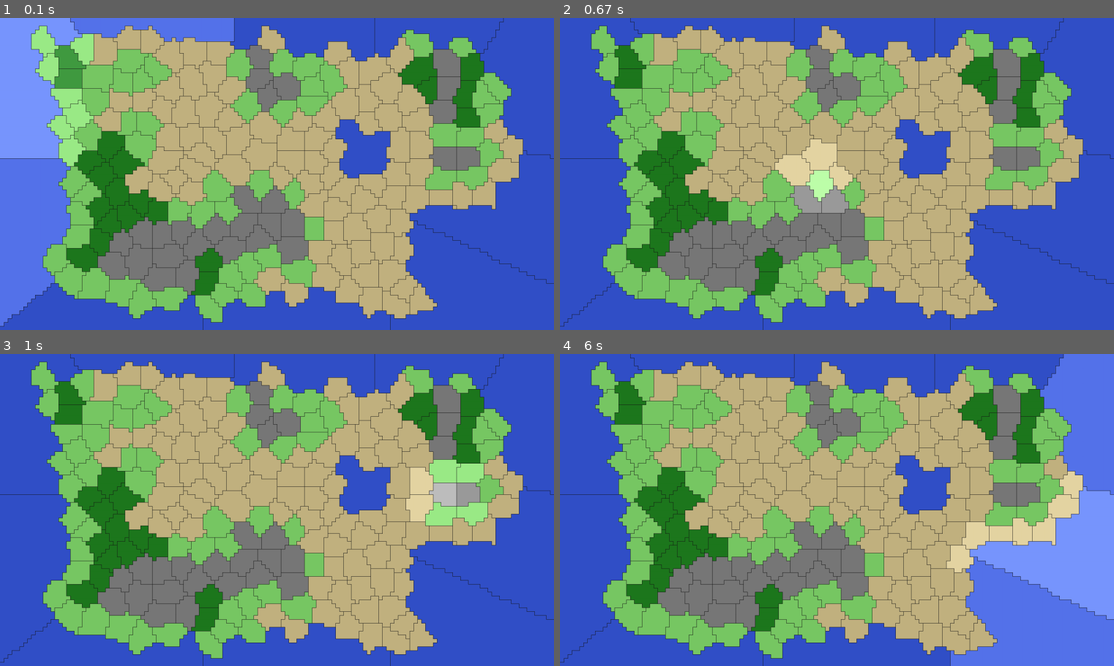
Above: before the commit, frames 1-4 (two rows, left to right).
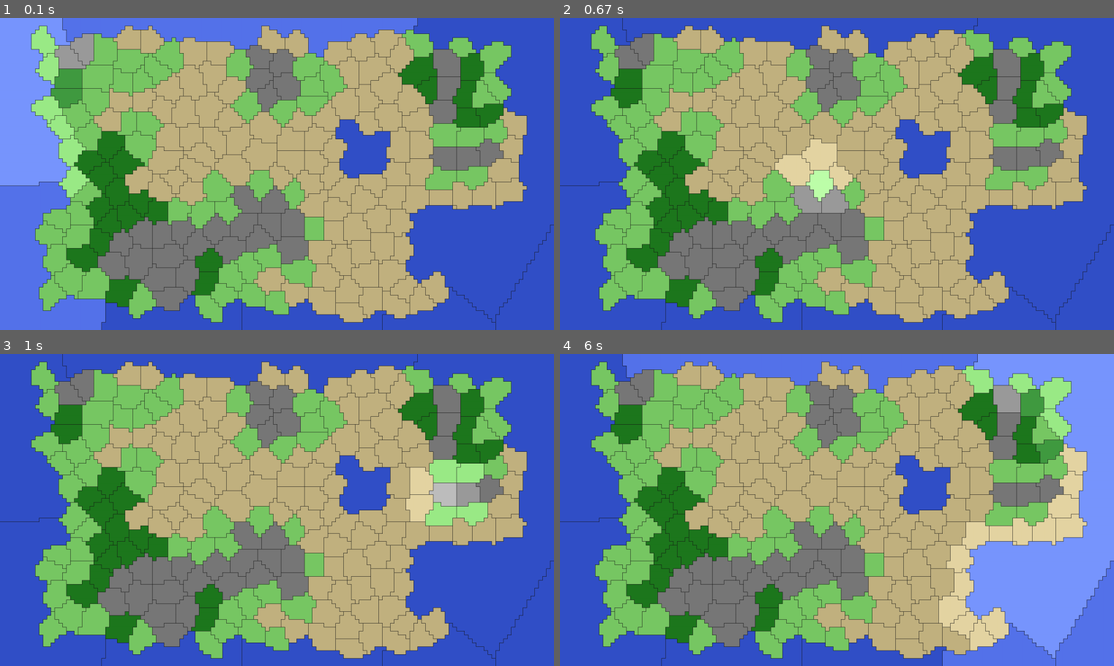
Above: after the commit, the same moments.

Repository: capdevillex/proj_info
Game: pygame game, started from legacy/main.py
Two runs of this game, one before a commit and one after it. Both use one fixed random seed, a clock stepped at 60 frames per second and the inputs below.
Inputs (mouse positions are in pixels of both pictures, inside the frame that each line leads up to):
- Up to frame 1 (0.1 s): no input
- Up to frame 2 (0.67 s): hold D from 0.33 s (still down); move the mouse to (814, 186) at 0.37 s
- Up to frame 3 (1 s): release D at 0.8 s; hold D from 0.83 s (still down); move the mouse to (454, 500) at 0.87 s
- Up to frame 4 (6 s): release D at 1.3 s; hold S 1.33-1.8 s; move the mouse to (704, 513) at 1.37 s; hold D 1.83-2.47 s; move the mouse to (665, 463) at 1.87 s; hold S 2.5-2.97 s; move the mouse to (920, 400) at 2.53 s; hold D 3-3.47 s; move the mouse to (903, 538) at 3.03 s; hold D 3.5-3.97 s; move the mouse to (848, 403) at 3.53 s; hold S 4-4.47 s; move the mouse to (637, 500) at 4.03 s; hold D 4.5-5.13 s; move the mouse to (842, 544) at 4.53 s; hold S 5.17-5.63 s; move the mouse to (820, 456) at 5.2 s; hold D from 5.67 s (still down); move the mouse to (981, 559) at 5.7 s

The runs differ from the first frame. In frame 1, 14% of the frame differs, in the area x 0-100%, y 0-100%; in frame 2, 8.5%; in frame 3, 8.5%; in frame 4, 23%.

Commit message:
refactor and cleaning: optimize rendering pipeline and improve map generation configuration
- Add water cluster filtering and connection logic to config (MIN_WATER_CLUSTER_SIZE, WATER_CONNECT_MIN_SIZE, WATER_BRIDGE_MAX_HOPS)
- Increase BORDER_STRENGTH to 2.75 for improved map generation
- Implement resource image caching and crop_alpha utility to reduce rendering overhead
- Add unit image caching system with get_unit_image method for better performance
- Refactor resource scaling values (gold 1→1.7, iron 1→1.7, stone 1.75→2.3, wood 1.3→2.2)
- Improve resource rendering with aspect ratio preservation and dynamic sizing based on resource quantity
- Fix camera clamping to account for UI sidebar and status bar dimensions
- Clean up imports in main.py and remove unused TurnManager initialization
- Remove duplicate ui_manager.draw call in render loop
- Update To_Do.txt with completed optimization tasks and new map generation issues
- Delete world/clock.py (functionality consolidated in GameEngine)

Diff:
--- a/To_Do.txt
+++ b/To_Do.txt
@@ -4,6 +4,7 @@
     Ajouter FOW (après déplacement unit) (V: in progress)
     Développer système de combat
     Ajouter un Point de Vue (Admin/Player) pour pouvoir bouger/spawner des ennemies
+    Fix génération : carte "moche" (eau et mini-lacs) pour la seed 872, 165 (BORDER_STRENGTH = 2.25)
 
 =======
     Combat basique (sans edge-case terrain)
@@ -60,3 +61,5 @@
 X : Combat basique (sans edge-case terrain)
 V : Amélioration du rendu des ressources
 V : Optimisation FPS
+V : Nettoyage du code
+V : Optimisation rendu à l'aide de caches dans Renderer
--- a/config.py
+++ b/config.py
@@ -13,6 +13,15 @@
     SCREEN_HEIGHT = HEIGHT * TILE_SIZE
 
     LOG_MAP_GENERATION = True
+    BORDER_STRENGTH = 2.75
+    DESERT_HEAT_THRESHOLD = 0.15
+    # Taille minimale d'un cluster d'eau (en nombre de tuiles) pour être conservé. Les groupes connexes
+    # de tuiles d'eau dont la taille est <= à cette valeur seront convertis en biome terrestre.
+    MIN_WATER_CLUSTER_SIZE = 2
+    # Taille minimale d'une masse d'eau pour tenter de la relier à une voisine.
+    WATER_CONNECT_MIN_SIZE = 8
+    # Distance maximale (en sauts de tuile) entre deux masses d'eau pour les relier.
+    WATER_BRIDGE_MAX_HOPS = 3
 
     BIOME_COLORS = {
         Biome.BLANK: (0, 0, 0),
--- a/ui/camera.py
+++ b/ui/camera.py
@@ -61,8 +61,8 @@
         self.y += (self.dy / self.zoom) * dt
 
         # clamp caméra
-        max_x = max(0, game_map.width * tile_size - window_w / self.zoom)
-        max_y = max(0, game_map.height * tile_size - window_h / self.zoom)
+        max_x = max(0, game_map.width * tile_size - (window_w - gc.SIDEBAR_WIDTH) / self.zoom)
+        max_y = max(0, game_map.height * tile_size - (window_h - gc.STATUS_H) / self.zoom)
 
         self.x = max(0, min(self.x, max_x))
         self.y = max(0, min(self.y, max_y))
--- a/ui/main.py
+++ b/ui/main.py
@@ -1,19 +1,18 @@
 import random
 import pygame
+
 from pathlib import Path
 
 from config import GameConfig as gc
 from core.game_state import GameState
 from core.game_engine import GameEngine
-from world.clock import TurnManager
-from ui.camera import Camera, world_to_screen
+from ui.camera import Camera
 from ui.renderer import RenderPipeline
 from ui.ui_manager import UIManager
 from ui.ui_utils import get_hovered_tile, compute_tile_size
 from world.unit import Unit, UnitType
-from world.biome import Biome
 from world.selector import UnitSelector
-from core.systems.movement import Movement
+
 
 pygame.init()
 
@@ -51,7 +50,6 @@
     selected_enn_unit_water_affinity = False
 
     running = True
-    turn_manager = TurnManager()
     game_map = gs.map
 
     fps_smooth = 60.0
@@ -212,8 +210,6 @@
         screen.fill((6, 8, 14))
         renderer.render(screen, gs, camera, tile_size, hovered_tile, dt)
 
-        ui_manager.draw(screen, selected_unit_type)
-
         # Afficher les zones de mouvement et de combat pour l'unité sélectionnée
         if unit_selector.is_unit_selected():
             reachable = unit_selector.get_reachable_tiles()
--- a/ui/renderer.py
+++ b/ui/renderer.py
@@ -2,6 +2,7 @@
 from typing import Optional
 
 import pygame
+from pygame import base
 
 from ui.camera import world_to_screen
 from world.resources import Resource
@@ -13,13 +14,19 @@
 img_path = Path(".") / "img"
 
 resource_scaling = {
-    "gold": 1,
-    "iron": 1,
-    "stone": 1.75,
-    "wood": 1.3,
+    "gold": 1.7,
+    "iron": 1.7,
+    "stone": 2.3,
+    "wood": 2.2,
     "food": 2,
     "default": 1.0,
 }
+
+
+def crop_alpha(surface):
+    """Recadre une surface SRCALPHA à son contenu non-transparent."""
+    rect = surface.get_bounding_rect()
+    return surface.subsurface(rect).copy()
 
 
 class RenderPipeline:
@@ -50,13 +57,16 @@
             UnitType.BABY: pygame.image.load(img_path / "baby.png").convert_alpha(),
         }
         self.default_image = pygame.image.load(img_path / "soldat.png").convert_alpha()
+        self.unit_cache = {}
 
         # dico avec les images des ressources
         self.rsrc_img = {
-            r: pygame.image.load(img_path / (r.value + ".png")).convert_alpha()
+            r: crop_alpha(pygame.image.load(img_path / (r.value + ".png")).convert_alpha())
             for r in Resource
             if r != Resource.NONE
         }
+
+        self._scaled_cache = {}
 
         # Couleurs pour les différents propriétaires de villes
         self.owner_colors = [
@@ -71,6 +81,7 @@
     def clear_cache(self):
         """Vide les surfaces mises en cache pour forcer un recalcul total."""
         self.tile_highlights = {}
+        self._scaled_cache = {}
         self.map_dirty = True
         self.border_dirty = True
         self.city_dirty = True
@@ -85,6 +96,15 @@
         """Retourne la couleur associée à un propriétaire."""
         return self.owner_colors[owner_id % len(self.owner_colors)]
 
+    def get_unit_image(self, unit, size):
+        """Retourne l'image redimensionnée pour une unité donnée."""
+        key = (unit.unit_type, size)
+        if key not in self.unit_cache:
+            base_image = self.unit_images.get(unit.unit_type, self.default_image)
+            scaled_img = pygame.transform.scale(base_image, (size, size))
+            self.unit_cache[key] = scaled_img
+        return self.unit_cache[key]
+
     def build_map_sf(self, game_map, tile_size):
         """Méthode de pré-render, prépare la surface Pygame sur laquelle rendre la carte"""
         width_px = game_map.width * tile_size
@@ -114,16 +134,24 @@
                 scale_factor = resource_scaling.get(
                     tile.resource.value[:-1], resource_scaling["default"]
                 )
-                target_size = int(tile_size * scale_factor * 3 * scale)
+                target_size = int(
+                    tile_size * scale_factor * scale * int(tile.resource.value[-1]) ** 0.5
+                )
                 base_img = self.rsrc_img[tile.resource]
-                img = pygame.transform.scale(base_img, (target_size, target_size))
+                img = pygame.transform.scale(
+                    base_img,
+                    (target_size, target_size * base_img.get_height() // base_img.get_width()),
+                )
                 world_x = tile.center[0] * tile_size * scale
                 world_y = tile.center[1] * tile_size * scale
                 surface.blit(
                     img,
                     (
                         int(world_x - target_size // 2),
-                        int(world_y - target_size // 2),
+                        int(
+                            world_y
+                            - target_size * base_img.get_height() // base_img.get_width() // 2
+                        ),
                     ),
                 )
             except Exception as e:
@@ -327,8 +355,8 @@
             screen_x, screen_y = world_to_screen(world_x, world_y, cam.x, cam.y, cam.zoom)
 
             # Arrondir pour mieux centrer
-            screen_x = round(screen_x)
-            screen_y = round(screen_y)
+            screen_x = int(screen_x)
+            screen_y = int(screen_y)
 
             # Dessiner chaque unité
             for unit in tile.units:
@@ -337,10 +365,12 @@
 
                 # 2. Calculer la taille souhaitée
                 base_diameter = unit.get_size() * 2
-                scaled_size = max(1, int(base_diameter * cam.zoom))
+                # quantization pour améliorer les performances du cache et éviter les tailles d'image trop petites
+                scaled_size = (base_diameter * cam.zoom // 4) * 4
+                scaled_size = max(1, scaled_size)
 
                 # 3. Redimensionner LA bonne image
-                scaled_img = pygame.transform.scale(base_image, (scaled_size, scaled_size))
+                scaled_img = self.get_unit_image(unit, scaled_size)
 
                 # 4. Centrer et afficher
                 img_rect = scaled_img.get_rect(center=(screen_x, screen_y))
@@ -368,8 +398,8 @@
 
             # Convertir en coordonnées écran
             screen_x, screen_y = world_to_screen(world_x, world_y, cam.x, cam.y, cam.zoom)
-            screen_x = round(screen_x)
-            screen_y = round(screen_y)
+            screen_x = int(screen_x)
+            screen_y = int(screen_y)
 
             # Afficher le nom de la ville si le zoom est suffisant
             if cam.zoom > 0.6:
@@ -381,9 +411,6 @@
                 bg_sf = pygame.Surface((bg_rect.width, bg_rect.height), pygame.SRCALPHA)
                 bg_sf.fill((0, 0, 0, 200))
                 screen.blit(bg_sf, bg_rect)
-
-                screen.blit(city_name_sf, name_rect)
-
                 screen.blit(city_name_sf, name_rect)
 
     def render(self, screen, game_state, cam, tile_size, hovered_tile, dt):
@@ -431,13 +458,11 @@
         offset_y = (clipped.y - view_rect.y) * cam.zoom
 
         sub = self.map_sf.subsurface(clipped)
-        scaled = pygame.transform.scale(
-            sub,
-            (
-                int(clipped.width * cam.zoom),
-                int(clipped.height * cam.zoom),
-            ),
-        )
+        cache_key = (round(cam.zoom, 3), clipped.topleft, clipped.size)
+        target_size = (int(clipped.width * cam.zoom), int(clipped.height * cam.zoom))
+        if cache_key not in self._scaled_cache:
+            self._scaled_cache[cache_key] = pygame.transform.scale(sub, target_size)
+        scaled = self._scaled_cache[cache_key]
         screen.blit(scaled, (offset_x, offset_y))
 
         # Rendu des ressources (pré-render)
@@ -536,7 +561,9 @@
         offset_x, offset_y = self.last_offset
 
         # Créer UNE surface overlay
-        overlay_sf = pygame.Surface(screen.get_size(), pygame.SRCALPHA)
+        if self._overlay_sf is None or self._overlay_sf.get_size() != screen.get_size():
+            self._overlay_sf = pygame.Surface(screen.get_size(), pygame.SRCALPHA)
+        self._overlay_sf.fill((0, 0, 0, 0))
 
         for tile_id in reachable_tile_ids:
             tile = game_map.tiles[tile_id]
@@ -559,13 +586,13 @@
 
                 # Dessiner LE RECTANGLE BLEU directement
                 pygame.draw.rect(
-                    overlay_sf,
+                    self._overlay_sf,
                     (100, 150, 255, 80),
                     (int(screen_x), int(screen_y), rect_width, rect_height),
                 )
 
         # Blitter l'overlay sur l'écran UNE SEULE FOIS
-        screen.blit(overlay_sf, (0, 0))
+        screen.blit(self._overlay_sf, (0, 0))
 
     def render_attackable_tiles(self, screen, game_map, cam, tile_size, attackable_tile_ids):
         """Affiche un overlay rouge transparent sur les tuiles attaquables (combat avec unités ennemies)."""
--- a/ui/ui_manager.py
+++ b/ui/ui_manager.py
@@ -179,13 +179,17 @@
         # Fin du tour, bas droite
         self.next_turn_button.set_position(
             sw - self.next_turn_button.rect.width - 16,
-            sh - self.next_turn_button.rect.height - 16,
+            sh - self.next_turn_button.rect.height - 16 - gc.STATUS_H,
         )
 
         # Quitter, bas droite, au-dessus
         self.quit_button.set_position(
             sw - self.quit_button.rect.width - 16,
-            sh - self.next_turn_button.rect.height - self.quit_button.rect.height - 24,
+            sh
+            - self.next_turn_button.rect.height
+            - self.quit_button.rect.height
+            - 24
+            - gc.STATUS_H,
         )
 
     def _sidebar_action_y(self, index):
@@ -405,7 +409,7 @@
 
         player_colors = [(80, 130, 210), (210, 80, 70), (70, 190, 100)]
         pc_text = _lerp_color(C_TEXT_DIM, player_colors[player % 3], 1.0)
-        t2 = self._fnt_tiny.render(f"Joueur {player + 1}", True, pc_text)
+        t2 = self._fnt_small.render(f"Joueur {player + 1}", True, pc_text)
         screen.blit(t2, (panel_x + 12, panel_y + 26))
 
     # Gestion des clics
--- a/world/city.py
+++ b/world/city.py
@@ -15,7 +15,7 @@
         owner (int): ID du joueur propriétaire de la ville.
         tile_ids (Set[int]): Ensemble des IDs des tuiles contrôlées par la ville.
         center_tile_id (int): ID de la tuile centrale où se trouve la ville.
-        production (Dict[str, float]): Production de ressources par tour.
+        production (Dict[str, float]): Production de ressources au tour courant.
     """
 
     _next_id = 0
--- a/world/clock.py
+++ /dev/null
@@ -1,16 +0,0 @@
-class TurnManager:
-    def __init__(self):
-        self.current_turn = 1
-
-    def next_turn(self, game_map):
-        self.current_turn += 1
-        print(f"\nET attention pour le changement de tour !\nTour N°{self.current_turn} !")
-
-        for tile in game_map.tiles.values():
-            for unit in tile.units:
-                unit.reset_movement()
-
-        # C'est ici (plus tard) qu''on pourras dire :
-        # - Redonner des points de mouvement aux unités
-        # - Récolter l'or des villes
-        # - Soigner les unités, etc.
--- a/world/map.py
+++ b/world/map.py
@@ -71,6 +71,7 @@
 from scipy.spatial import KDTree
 
 
+from config import GameConfig as gc
 from world.tile import Tile
 from world.resources import Resource
 from world.biome import Biome
@@ -78,15 +79,6 @@
 
 VORONOI_AREA_CORRECTION = 1.556  # facteur de correction empirique
 
-# Taille minimale d'un cluster d'eau (en nombre de tuiles) pour être conservé. Les groupes connexes
-# de tuiles d'eau dont la taille est <= à cette valeur seront convertis en biome terrestre.
-MIN_WATER_CLUSTER_SIZE = 2
-
-# Taille minimale d'une masse d'eau pour tenter de la relier à une voisine.
-WATER_CONNECT_MIN_SIZE = 8
-
-# Distance maximale (en sauts de tuile) entre deux masses d'eau pour les relier.
-WATER_BRIDGE_MAX_HOPS = 3
 
 BIOME_RESOURCE_MAP = {
     Biome.WATER: [],  # 100% NONE implicite
@@ -392,7 +384,7 @@
 
         # Seuil au-dessus duquel une cellule de plaine devient désert.
         # ~0.15 donne environ 9% de déserts, ce qui est rare mais visible.
-        DESERT_HEAT_THRESHOLD = 0.15
+        DESERT_HEAT_THRESHOLD = gc.DESERT_HEAT_THRESHOLD  # 0.15 dans config.py
 
         # stats pour les biomes
         water_ct = 0
@@ -410,7 +402,7 @@
                 # ajout d'un gradient négatif qui part des bords de la carte et vers le centre
                 nx = 1 - (2 * x / self.width - 1 + 10**-5) ** 2
                 ny = 1 - (2 * y / self.height - 1 + 10**-5) ** 2
-                deniv = min(math.log(2.25 * min(nx, ny)), 0.1)
+                deniv = min(math.log(gc.BORDER_STRENGTH * min(nx, ny)), 0.1)
                 n += 0.7 * deniv
 
                 if n < -0.225:
@@ -616,7 +608,7 @@
         small_ids: set = set()
         large_components: List[List[int]] = []
         for comp in components:
-            if len(comp) <= MIN_WATER_CLUSTER_SIZE:
+            if len(comp) <= gc.MIN_WATER_CLUSTER_SIZE:
                 small_ids.update(comp)
                 # self._log(f"[water] micro-cluster supprimé ({len(comp)} tuile(s))")
             else:
@@ -627,7 +619,7 @@
 
         # Passe 2 : relier les masses d'eau significatives proches
         # On ne tente de relier que les composantes >= WATER_CONNECT_MIN_SIZE.
-        significant = [c for c in large_components if len(c) >= WATER_CONNECT_MIN_SIZE]
+        significant = [c for c in large_components if len(c) >= gc.WATER_CONNECT_MIN_SIZE]
 
         if len(significant) < 2:
             self._log(
@@ -658,7 +650,7 @@
                 while frontier and found is None:
                     cur = frontier.popleft()
                     cur_hops = land_hops[cur]
-                    if cur_hops > WATER_BRIDGE_MAX_HOPS:
+                    if cur_hops > gc.WATER_BRIDGE_MAX_HOPS:
                         continue
                     for nb in tile_adjacency[cur]:
                         if nb in prev:
